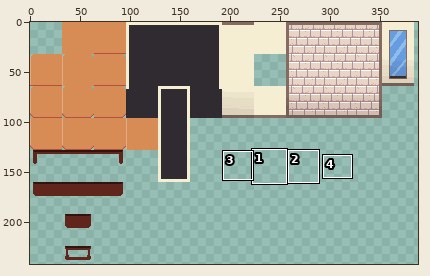
Two versions of one sprite sheet, src/sprites/sTileObjects/e6cf2363-c586-4035-826b-ae99ea668d92.png. The first picture is a wide view before the edit; the outline marks the close-up.
Close-up. Earlier state:
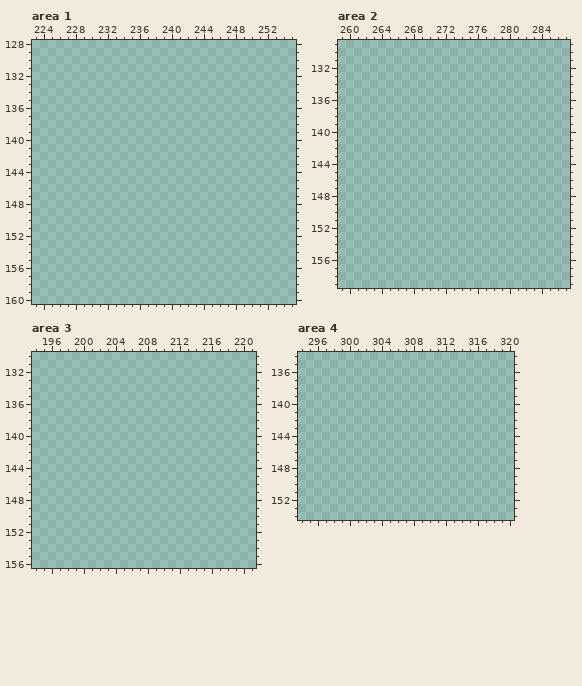
The file is 480x320 pixels. Colours within 5 levels of each other are drawn and written as one. Shown: area 1: x 223..255, y 128..160; area 2: x 259..287, y 129..159; area 3: x 194..221, y 130..156; area 4: x 294..320, y 134..154. The wide view leaves out empty margins. The commit also changed other parts of the picture, which this record leaves out.
Palette (. is transparent): 
New version:
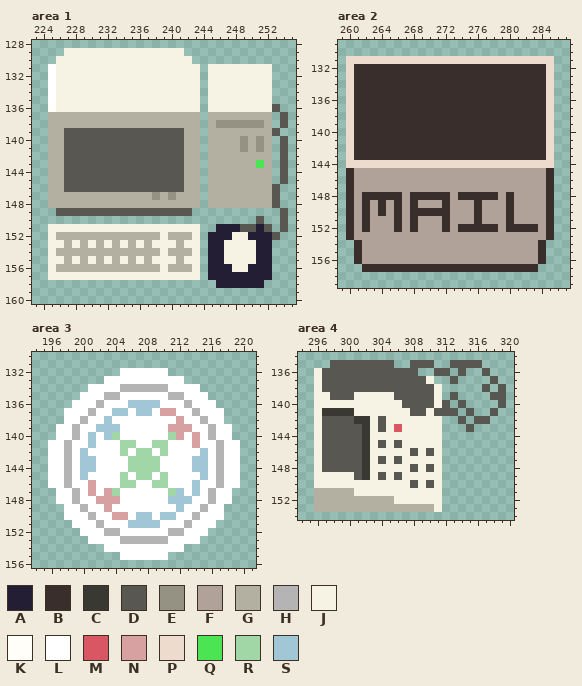
Colours new in this view: A #241e35  B #392e2b  C #393833  D #585752  E #959284  F #b0a299  G #b4b0a1  H #b4b4b4  J #f6f2e4  K #fffef8  L #ffffff  M #d95763  N #d7a1a1  P #eddbce  Q #4be553  R #a1d7a7  S #a1c7d7
From old to new:
Changed rows in their new state; - is an unchanged pixel.
Area 1:
first column x 225:
129 --JJJJJJJJJJJJJJJ-------------
130 -JJJJJJJJJJJJJJJJJ------------
131 LJJJJJJJJJJJJJJJJJJ-JJJJJJJJ--
132 LJJJJJJJJJJJJJJJJJJ-JJJJJJJJ--
133 LJJJJJJJJJJJJJJJJJJ-JJJJJJJJ--
134 LJJJJJJJJJJJJJJJJJJ-JJJJJJJJ--
135 LJJJJJJJJJJJJJJJJJJ-JJJJJJJJ--
136 KJJJJJJJJJJJJJJJJJJ-JJJJJJJJD-
137 GGGGGGGGGGGGGGGGGGG-GGGGGGGG-D
138 GGGGGGGGGGGGGGGGGGG-GEEEEEEG-D
139 GGDDDDDDDDDDDDDDDGG-GGGGGGGGD-
140 GGDDDDDDDDDDDDDDDGG-GGGGEGEG-D
141 GGDDDDDDDDDDDDDDDGG-GGGGEGEG-D
142 GGDDDDDDDDDDDDDDDGG-GGGGGGGG-D
143 GGDDDDDDDDDDDDDDDGG-GGGGGGQG-D
144 GGDDDDDDDDDDDDDDDGG-GGGGGGGG-D
145 GGDDDDDDDDDDDDDDDGG-GGGGGGGG-D
146 GGDDDDDDDDDDDDDDDGG-GGGGGGGGD-
147 GGGGGGGGGGGGGEGEGGG-GGGGGGGGD-
148 GGGGGGGGGGGGGGGGGGG-GGGGGGGGD-
149 -DDDDDDDDDDDDDDDDD-----------D
150 --------------------------D--D
151 JJJJJJJJJJJJJJJJJJJ--AAADDAD-D
152 JGGGGGGGGGGGGGJGGGJ-AAAJJAAAD-
153 JJGJGJGJGJGJGJJJGJJ-AAJJJJAA--
154 JGGGGGGGGGGGGGJGGGJ-AAJJJJAA--
155 JJGJGJGJGJGJGJJJGJJ-AAJJJJAA--
156 JGGGGGGGGGGGGGJGGGJ-AAAJJAAA--
157 JJJJJJJJJJJJJJJJJJJ-AAAAAAAA--
158 ---------------------AAAAAA---
Area 2:
first column x 260:
131 PPPPPPPPPPPPPPPPPPPPPPPPPP
132 PBBBBBBBBBBBBBBBBBBBBBBBBP
133 PBBBBBBBBBBBBBBBBBBBBBBBBP
134 PBBBBBBBBBBBBBBBBBBBBBBBBP
135 PBBBBBBBBBBBBBBBBBBBBBBBBP
136 PBBBBBBBBBBBBBBBBBBBBBBBBP
137 PBBBBBBBBBBBBBBBBBBBBBBBBP
138 PBBBBBBBBBBBBBBBBBBBBBBBBP
139 PBBBBBBBBBBBBBBBBBBBBBBBBP
140 PBBBBBBBBBBBBBBBBBBBBBBBBP
141 PBBBBBBBBBBBBBBBBBBBBBBBBP
142 PBBBBBBBBBBBBBBBBBBBBBBBBP
143 PBBBBBBBBBBBBBBBBBBBBBBBBP
144 PPPPPPPPPPPPPPPPPPPPPPPPPP
145 BFFFFFFFFFFFFFFFFFFFFFFFFB
146 BFFFFFFFFFFFFFFFFFFFFFFFFB
147 BFFFFFFFFFFFFFFFFFFFFFFFFB
148 BFBBBBBFBBBBBFBBBBBFBFFFFB
149 BFBFBFBFBFFFBFFFBFFFBFFFFB
150 BFBFBFBFBBBBBFFFBFFFBFFFFB
151 BFBFFFBFBFFFBFFFBFFFBFFFFB
152 BFBFFFBFBFFFBFBBBBBFBBBBFB
153 BFFFFFFFFFFFFFFFFFFFFFFFFB
154 -BFFFFFFFFFFFFFFFFFFFFFFB-
155 -BFFFFFFFFFFFFFFFFFFFFFFB-
156 -BFFFFFFFFFFFFFFFFFFFFFFB-
157 --BBBBBBBBBBBBBBBBBBBBBB--
Area 3:
first column x 196:
132 ---------LLLLLL---------
133 -------LLLLLLLLLL-------
134 -----LLLLHHHHHHLLLL-----
135 ----LLLHHLLLLLLHHLLL----
136 ---LLLHLLLSSSSLLLHLLL---
137 --LLLHLLSSLSSLNNLLHLLL--
138 --LLHLLSLLLLLLLLNLLHLL--
139 -LLHLLSSSLLLLLLNNNLLHLL-
140 -LLHLSLSRLLLLLLRNLNLHLL-
141 LLHLLSLLLRRLLRRLLLNLLHLL
142 LLHLSLLLLRLRRLRLLLLSLHLL
143 LLHLSSLLLLRRRRLLLLSSLHLL
144 LLHLSSLLLLRRRRLLLLSSLHLL
145 LLHLSLLLLRLRRLRLLLLSLHLL
146 LLHLLNLLLRRLLRRLLLSLLHLL
147 -LLHLNLNRLLLLLLRSLSLHLL-
148 -LLHLLNNNLLLLLLSSSLLHLL-
149 --LLHLLNLLLLLLLLSLLHLL--
150 --LLLHLLNNLSSLSSLLHLLL--
151 ---LLLHLLLSSSSLLLHLLL---
152 ----LLLHHLLLLLLHHLLL----
153 -----LLLLHHHHHHLLLL-----
154 -------LLLLLLLLLL-------
155 ---------LLLLLL---------
Area 4:
first column x 296:
135 --DDDDDDDD--DDD--DDDD---
136 JDDDDDDDDDDDD--DD-D--D--
137 JDDDDDDDDDDDDDJ--D----D-
138 JDDDDDDDDDDDDDDJ-----D-D
139 JJDDDJJJJJDDDDDJ-D----DD
140 JJJJJJJJJJJDDDDJD-D----D
141 JCCCCJJJJJJJDDJDDD-D--D-
142 JDDDDCCJDJJJJJJJ--D-DD--
143 JDDDDDCJDJMJJJJJ---D----
144 JDDDDDCJJJJJJJJJ--------
145 JDDDDDCJDJDJJJJJ--------
146 JDDDDDCJJJJJDJDJ--------
147 JDDDDDCJDJDJJJJJ--------
148 JDDDDDCJJJJJDJDJ--------
149 JJJJJDCJDJDJJJJJ--------
150 JJJJJJJJJJJJDJDJ--------
151 GGGGGJJJJJJJJJJJ--------
152 GGGGGGGGGGJJJJJJ--------
153 GGGGGGGGGGGGGGGJ--------
